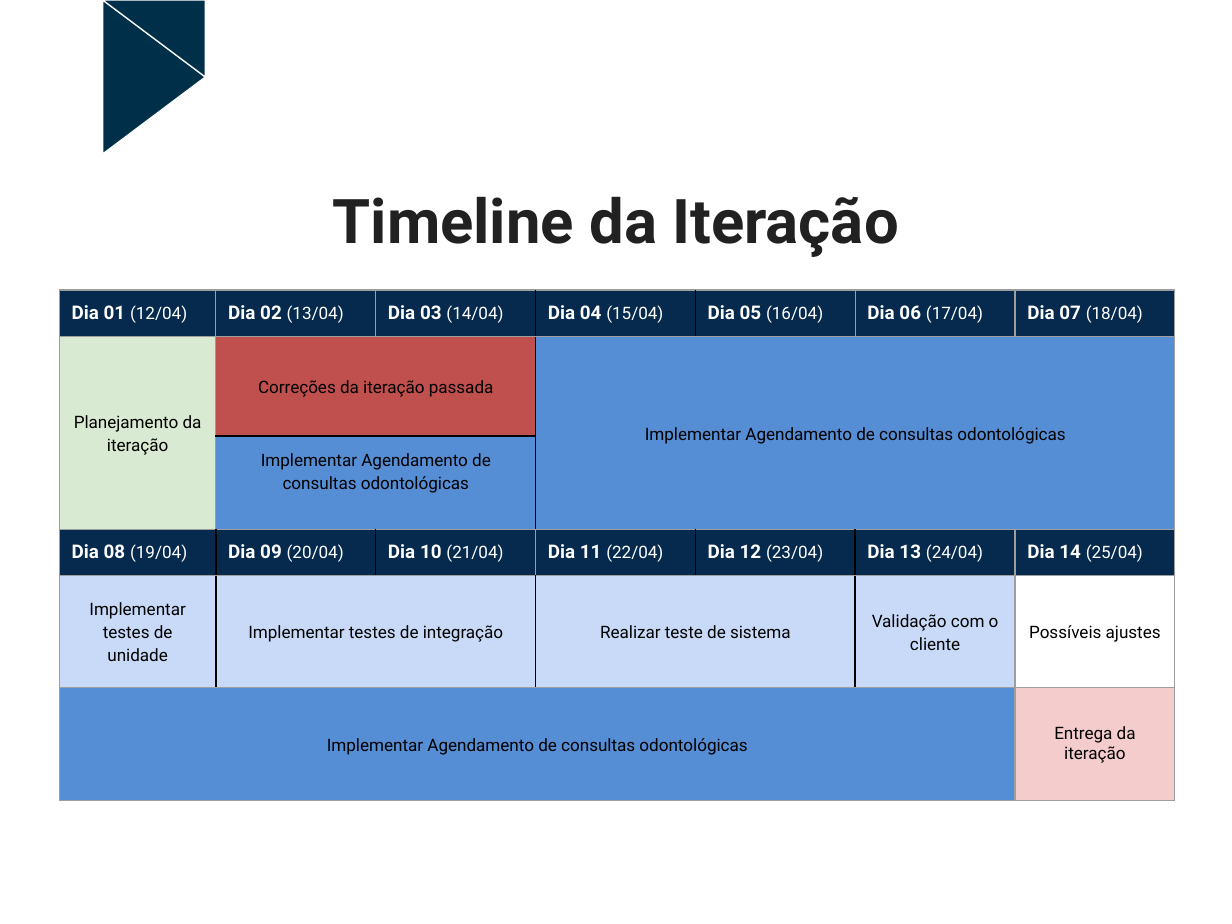
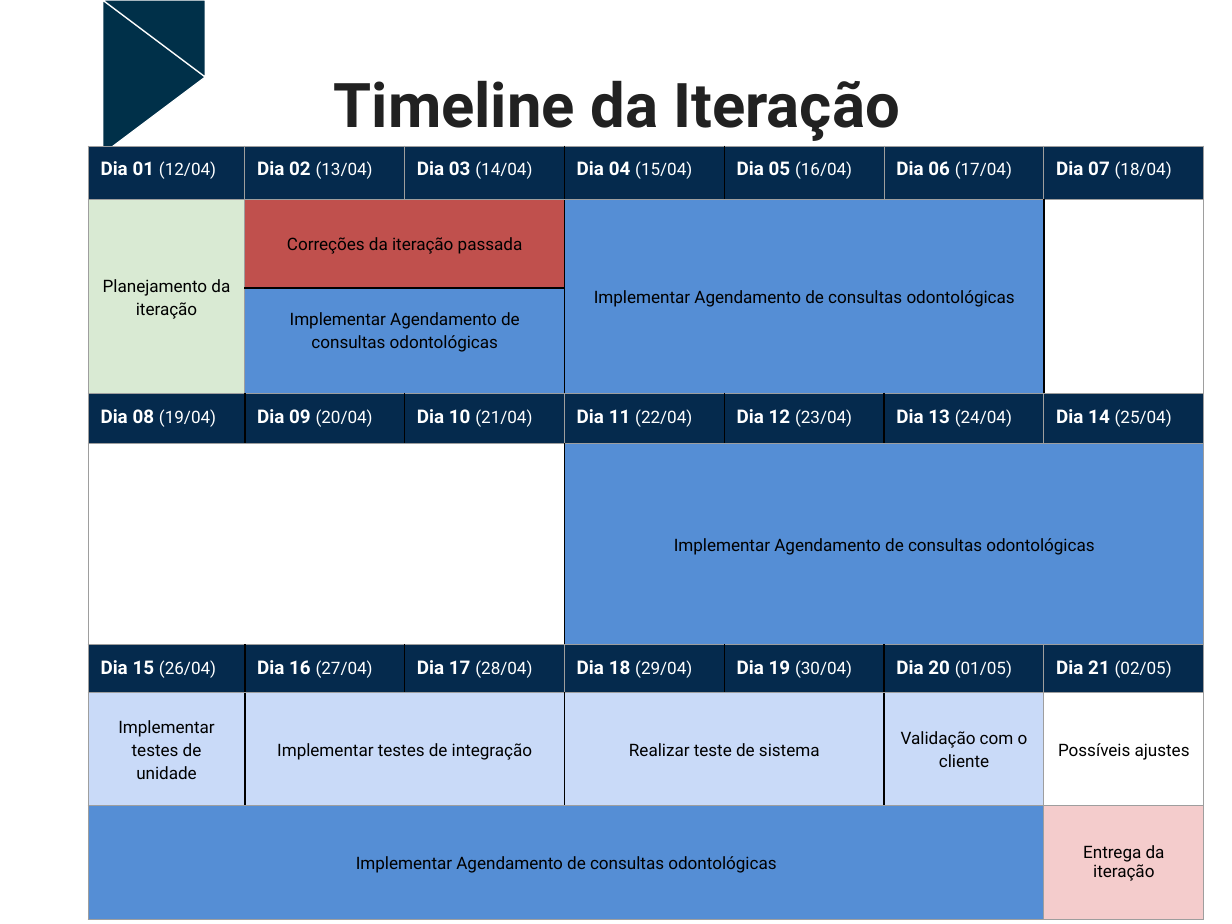
Before and after one commit to dentalhelper/dental-helper-docs, a slide deck: slide 6 of Acompanhamento/iteração 03/Plano_de_Iteracao3.pptx. Drawn at 1232x924 pixels with LibreOffice and Linux fonts; fonts in the diff are those of the drawing. Boxes give left, top, right and bottom in pixels: in the first picture for what was removed or moved away, otherwise in the second. Text is boxed around its words. In the diff, an @@ line names an element or a change of style, - is before the commit and + after.

Commit message:
Atualiza Plano da Iteração 3

```diff
--- a/Acompanhamento/iteração 03/Plano_de_Iteracao3.pptx
+++ b/Acompanhamento/iteração 03/Plano_de_Iteracao3.pptx
@@ title "Timeline da Iteração": place and size @@
-title "Timeline da Iteração" at (333,196,898,257)
+title "Timeline da Iteração" at (334,80,899,141)
@@ table at (89,147,1206,646) @@
-row 5: Implementar testes de unidade | Implementar testes de integração |  | Realizar teste de sistema |  | Validação com o cliente | Possíveis ajustes
-row 6: Implementar Agendamento de consultas odontológicas |  |  |  |  |  | Entrega da iteração
+row 5:  |  |  | Implementar Agendamento de consultas odontológicas |  |  | 
@@ table: place and size @@
-table at (59,290,1177,802)
+table at (89,147,1206,646)
@@ table added at (89,644,1206,919), 3 rows, 7 columns @@
+Dia 15 (26/04) | Dia 16 (27/04) | Dia 17 (28/04) | Dia 18 (29/04) | Dia 19 (30/04) | Dia 20 (01/05) | Dia 21 (02/05)
+Implementar testes de unidade | Implementar testes de integração |  | Realizar teste de sistema |  | Validação com o cliente | Possíveis ajustes
+Implementar Agendamento de consultas odontológicas |  |  |  |  |  | Entrega da iteração
```
Also in this commit, not shown: 1 other slide changed.
